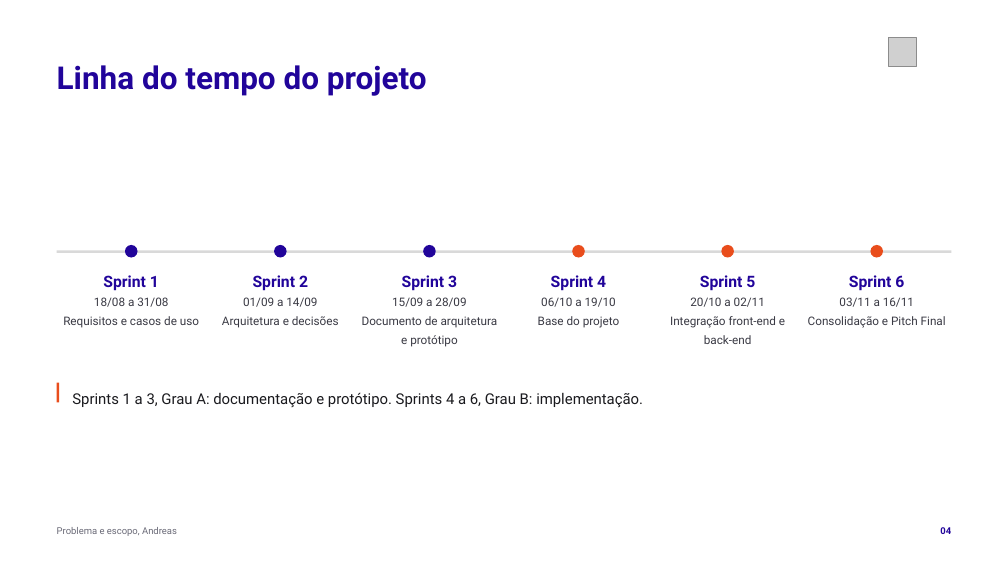
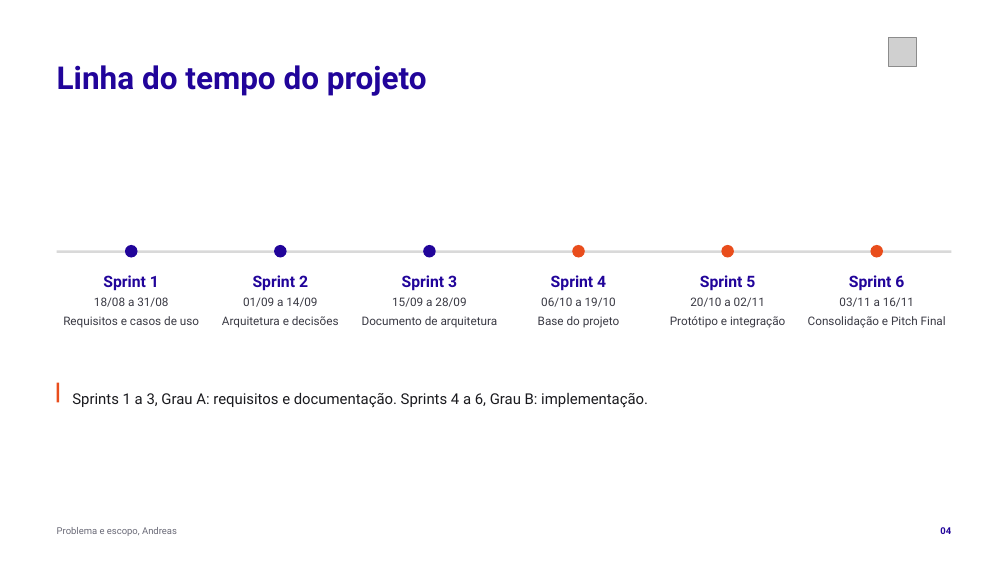
Before and after one commit to tcpassos/invite-app, a slide deck: slide 4 of trabalhos/T3-Apresentacao-Intermediaria.pptx. Drawn at 1008x567 pixels with LibreOffice and Linux fonts; fonts in the diff are those of the drawing; grey boxes stand for pictures. Boxes give left, top, right and bottom in pixels: in the first picture for what was removed or moved away, otherwise in the second. Text is boxed around its words. In the diff, an @@ line names an element or a change of style, - is before the commit and + after.

```diff
--- a/trabalhos/T3-Apresentacao-Intermediaria.pptx
+++ b/trabalhos/T3-Apresentacao-Intermediaria.pptx
@@ text at [362, 316, 498, 328]: text changed @@
-Documento de arquitetura e protótipo
+Documento de arquitetura
@@ text at [670, 316, 785, 328]: text changed @@
-Integração front-end e back-end
+Protótipo e integração
@@ text at [72, 392, 648, 408]: text changed @@
-Sprints 1 a 3, Grau A: documentação e protótipo. Sprints 4 a 6, Grau B: implementação.
+Sprints 1 a 3, Grau A: requisitos e documentação. Sprints 4 a 6, Grau B: implementação.
```
Also in this commit, not shown: 8 other slides changed, 10 other files.
